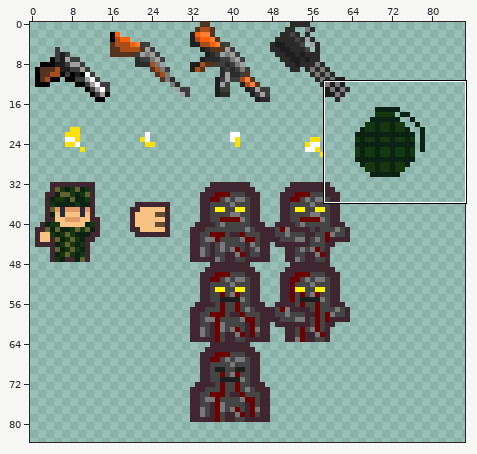
File history of a sprite sheet, Assets/weapons.png. The first picture is a wide view before the edit; the outline marks the close-up.
Close-up. Before the edit:
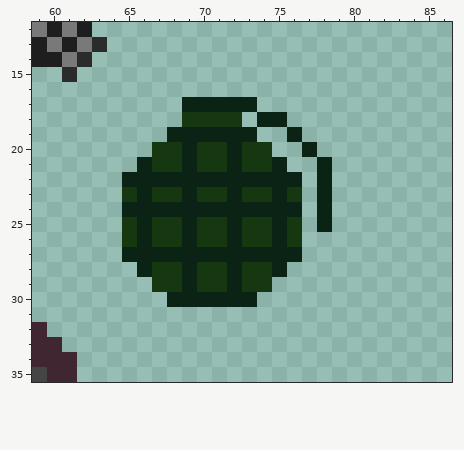
The file is 128x128 pixels. Colours within 5 levels of each other are drawn and written as one. Shown: x 59..86, y 12..35. The wide view leaves out empty margins.
Now the later version:
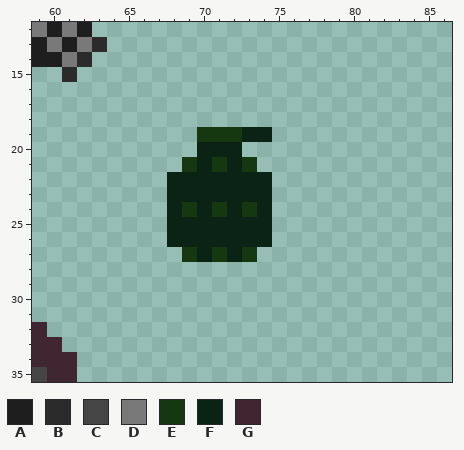
Palette (. is transparent): A #1e1e1e  B #2b2b2b  C #454545  D #797979  E #153811  F #0a2314  G #3f2631
From old to new:
y 17: x 69..73 FFFFF -> .....
y 18: x 69..72 EEEE -> ....; x 74..75 FF -> ..
y 19: x 68..72 FFFFF -> ..EEE; x 74 . -> F; x 76 F -> .
y 20: x 67..71 EEFEE -> ...FF; x 73..74 EE -> ..; x 77 F -> .
y 21: x 66..70 FEEFE -> ...EF; x 74..75 EF -> ..; x 78 F -> .
y 22: x 65..67 FFF -> ...; x 75..76 FF -> ..; x 78 F -> .
y 23: x 65..68 EFEE -> ...F; x 70..71 EE -> FF; x 73..76 EEFE -> FF..; x 78 F -> .
y 24: x 65..67 FFF -> ...; x 69 F -> E; x 71 F -> E; x 73 F -> E; x 75..76 FF -> ..; x 78 F -> .
y 25: x 65..68 EFEE -> ...F; x 70..71 EE -> FF; x 73..76 EEFE -> FF..; x 78 F -> .
y 26: x 65..68 EFEE -> ...F; x 70..71 EE -> FF; x 73..76 EEFE -> FF..
y 27: x 65..69 FFFFF -> ....E; x 71 F -> E; x 73..76 FFFF -> E...
y 28: x 66..75 FEEFEEFEEF -> ..........
y 29: x 67..74 EEFEEFEE -> ........
y 30: x 68..73 FFFFFF -> ......
Pixel boxes of the changes (left, top, right, bottom) in both close-ups:
changed: (122, 97, 332, 307)
